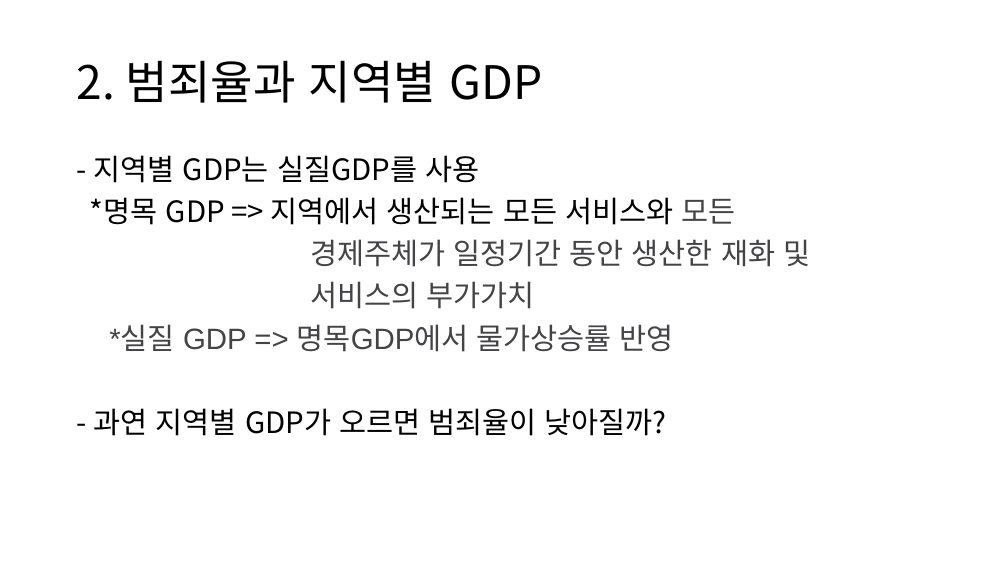
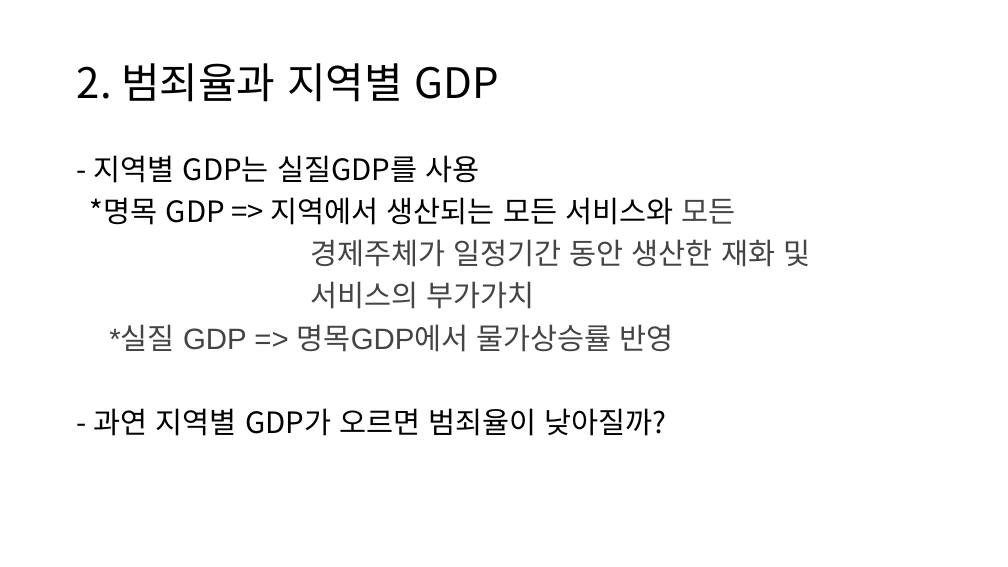
Before and after one commit to KDW8979/KDW, a slide deck: slide 7 of EX_PANDAS06/DAY05/범죄율과 경제지표의 상관관계.pptx. Drawn at 1008x567 pixels with LibreOffice and Linux fonts; fonts in the diff are those of the drawing. Boxes give left, top, right and bottom in pixels: in the first picture for what was removed or moved away, otherwise in the second. Text is boxed around its words. In the diff, an @@ line names an element or a change of style, - is before the commit and + after.

```diff
--- a/EX_PANDAS06/DAY05/범죄율과 경제지표의 상관관계.pptx
+++ b/EX_PANDAS06/DAY05/범죄율과 경제지표의 상관관계.pptx
@@ title "2. 범죄율과 지역별 GDP" at [77, 63, 499, 102]: size 44 to 40 pt @@
```
Also in this commit, not shown: 8 other slides changed, 1 slide added, 21 other files.
